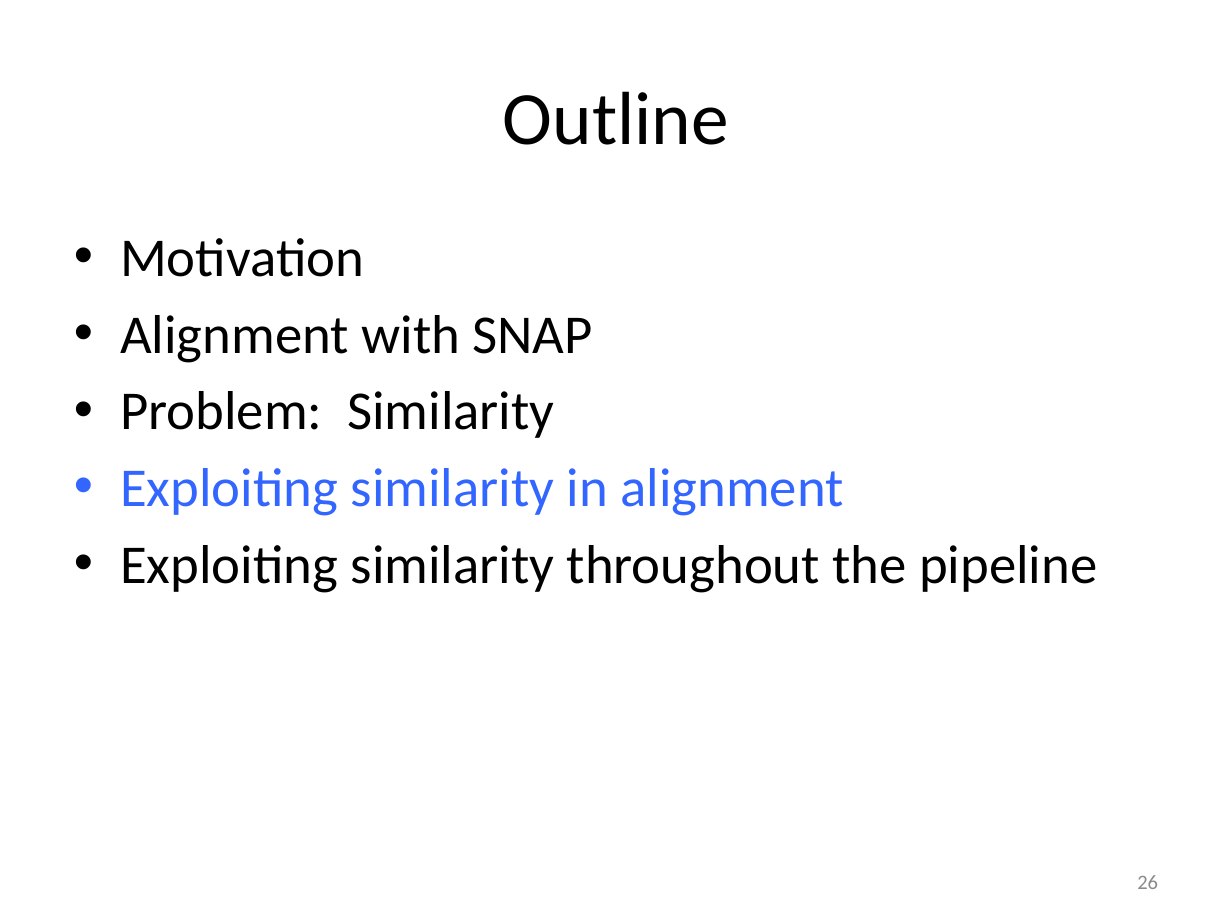
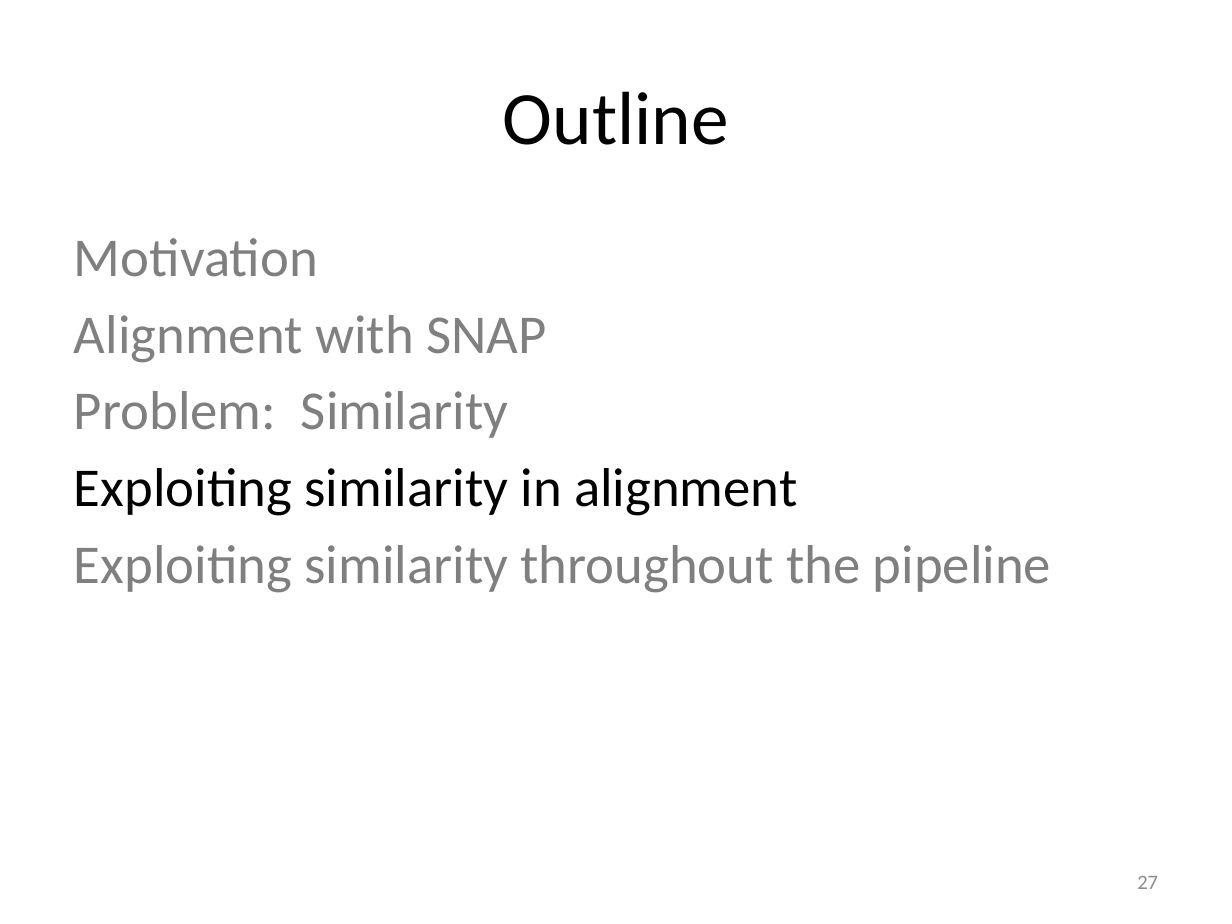
Before and after one commit to kristalcurtis/quals, a slide deck: slide 28 of slides/11.26.12 Quals (v2a).pptx (slide 27 before the commit). Drawn at 1232x924 pixels with LibreOffice and Linux fonts; fonts in the diff are those of the drawing. Boxes give left, top, right and bottom in pixels: in the first picture for what was removed or moved away, otherwise in the second. Text is boxed around its words. In the diff, an @@ line names an element or a change of style, - is before the commit and + after.

```diff
--- a/slides/11.26.12 Quals (v2a).pptx
+++ b/slides/11.26.12 Quals (v2a).pptx
@@ text "Motivation" at (74, 238, 1051, 593): text colour #000000 to #7F7F7F in "Motivation", "Problem: Similarity", "Exploiting similarity throughout the pipeline"; text colour #000000 to #808080 in "Alignment with SNAP"; text colour #3366FF to #000000 in "Exploiting similarity in alignment"; bullet • to none @@
@@ page number at (1137, 876, 1158, 889): text changed @@
-26
+27
```
Also in this commit, not shown: 8 other slides changed, 6 slides added.
